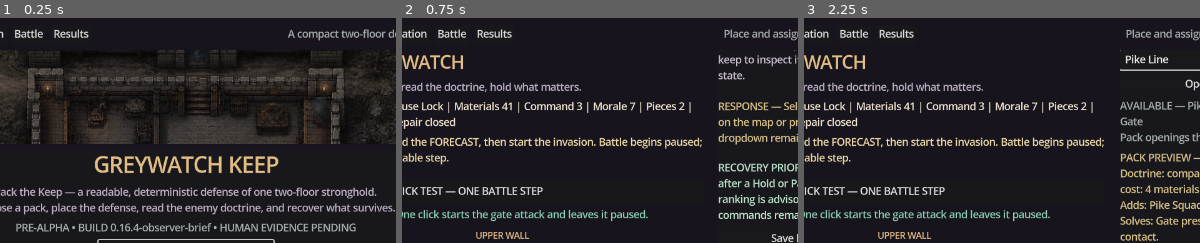
Above: before the commit, frames 1-3 (left to right).
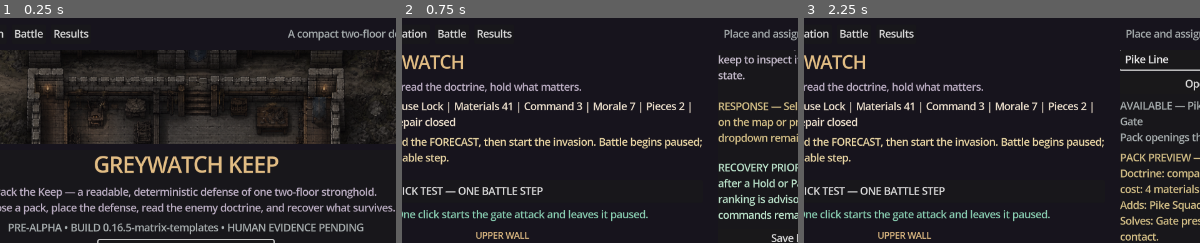
Above: after the commit, the same moments.

Repository: raphaelroshan/pack-the-keep
Game: Godot game, scene res://scenes/Main.tscn
The game is run twice, just before and just after one commit, with the same random seed, the same clock (stepped at 60 frames per second) and the same inputs.
Inputs:
- Up to frame 1 (0.25 s): no input
- Up to frame 2 (0.75 s): click "Start Game — Quick Playtest" at 0.5 s
- Up to frame 3 (2.25 s): click "Title" at 1.25 s; click "Start Game — Quick Playtest" at 2 s
The pictures show only the part of the screen within x 26-76%, y 1-51%; the shares and areas given below are measured in that part.

The runs differ from the first frame. In frame 1, 2.2% of the frame differs, in the area x 2-92%, y 91-97%; in frame 2, nothing differs; in frame 3, nothing differs.

Commit message:
Bundle unfilled playtest matrix templates

Diff:
--- a/content/content_manifest.json
+++ b/content/content_manifest.json
@@ -1,7 +1,7 @@
 {
   "schema_version": 1,
   "game_id": "pack-the-keep",
-  "content_version": "0.16.4",
+  "content_version": "0.16.5",
   "p4_vertical_slice": {
     "status": "implemented",
     "scorecard": "each_resolved_wave_records_doctrine_outcome_damage_defeated_enemies_and_recovery_actions",
--- a/content/gameplay_framework.json
+++ b/content/gameplay_framework.json
@@ -1,7 +1,7 @@
 {
   "schema_version": 1,
   "game_id": "pack-the-keep",
-  "framework_version": "0.16.4-observer-brief",
+  "framework_version": "0.16.5-matrix-templates",
   "design_promise": "Choose a commander, open a coherent pack, arrange a readable keep, and adapt when a forecasted invasion tests the doctrine you chose.",
   "p0_alpha_foundation": {
     "status": "implemented",
--- a/content/p12_alpha_checklist.json
+++ b/content/p12_alpha_checklist.json
@@ -1,6 +1,6 @@
 {
   "schema_version": 1,
-  "build_version": "0.16.4-observer-brief",
+  "build_version": "0.16.5-matrix-templates",
   "status": "candidate",
   "checks": [
     {"id": "windows_launch", "status": "implemented", "evidence": ["tests/test_release_identity.py", "tools/run_packaged_smoke.py", ".github/workflows/ci.yml"]},
--- a/content/p16_playtest_protocol.json
+++ b/content/p16_playtest_protocol.json
@@ -1,6 +1,6 @@
 {
   "schema_version": 1,
-  "build_version": "0.16.4-observer-brief",
+  "build_version": "0.16.5-matrix-templates",
   "status": "ready_for_human_sessions",
   "release_ready": false,
   "minimum_completed_sessions": 4,
--- a/project.godot
+++ b/project.godot
@@ -6,7 +6,7 @@
 
 [application]
 config/name="Pack the Keep"
-config/version="0.16.4-observer-brief"
+config/version="0.16.5-matrix-templates"
 run/main_scene="res://scenes/Main.tscn"
 config/features=PackedStringArray("4.3", "GL Compatibility")
 boot_splash/bg_color=Color(0.045, 0.04, 0.055, 1)
--- a/tools/ci_manifest.json
+++ b/tools/ci_manifest.json
@@ -1,7 +1,7 @@
 {
   "slug": "pack-the-keep",
   "display_name": "Pack the Keep",
-  "build_version": "0.16.4-observer-brief",
+  "build_version": "0.16.5-matrix-templates",
   "godot_test": "res://tests/test_keep_state.gd",
   "primary_repo": "raphaelroshan/pack-the-keep",
   "release_platforms": ["steam", "epic-games-store"],
Not shown, changed: .github/workflows/ci.yml
Not shown, changed: README.md
Not shown, changed: docs/agent_feeding_guide.md
Not shown, changed: docs/agent_handoff_roadmap.md
Not shown, changed: docs/decision_log.md
Not shown, changed: docs/internal_test_release.md
Not shown, changed: docs/p16_human_playtest_protocol.md
Not shown, changed: playtests/sessions/README.md
Not shown, changed: scripts/verify.sh
Not shown, changed: tests/test_p16_playtest_brief.py
Not shown, added: tests/test_p16_playtest_matrix_templates.py
Not shown, changed: tests/test_p16_playtest_protocol.py
(and 3 more such lines)
